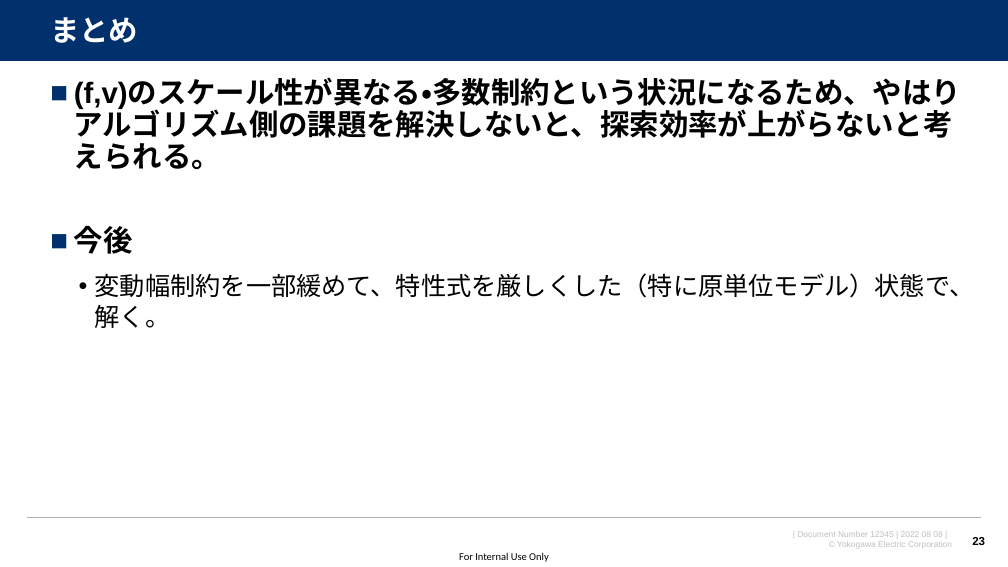
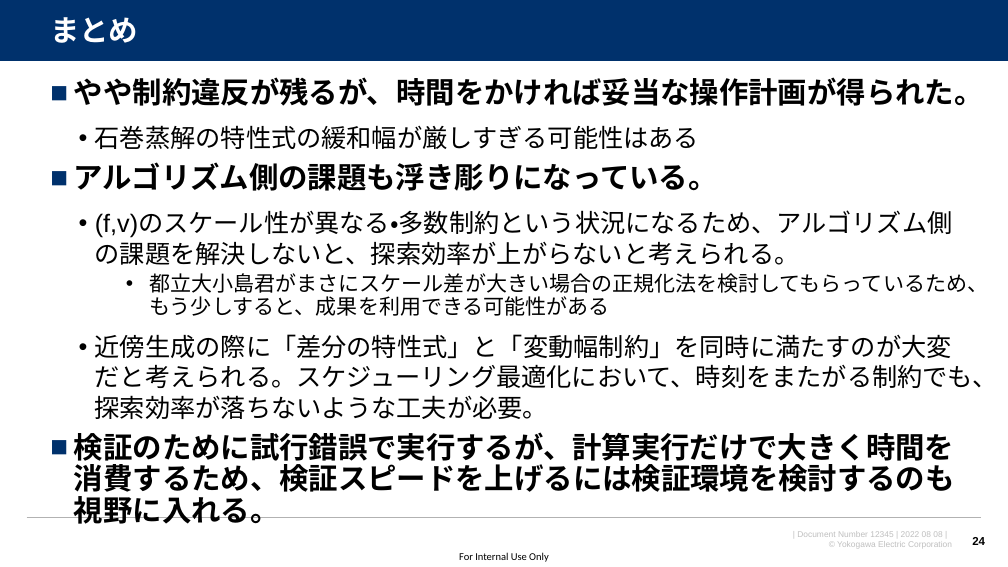
Before and after one commit to watarukumagai-git/opt, a slide deck: slide 24 of joint_res/220808_スケジューリング問題の検証_rev.0.pptx (slide 23 before the commit). Drawn at 1008x567 pixels with LibreOffice and Linux fonts; fonts in the diff are those of the drawing; background and template pictures are left out. Boxes give left, top, right and bottom in pixels: in the first picture for what was removed or moved away, otherwise in the second. Text is boxed around its words. In the diff, an @@ line names an element or a change of style, - is before the commit and + after.

```diff
--- a/joint_res/220808_スケジューリング問題の検証_rev.0.pptx
+++ b/joint_res/220808_スケジューリング問題の検証_rev.0.pptx
@@ text at bbox=[74, 77, 998, 524]: text changed; size 28 to 24 pt; bold off @@
-■ (f,v)のスケール性が異なる・多数制約という状況になるため、やはりアルゴリズム側の課題を解決しないと、探索効率が上がらないと考えられる。
-■ 今後
-  • 変動幅制約を一部緩めて、特性式を厳しくした（特に原単位モデル）状態で、解く。
+■ やや制約違反が残るが、時間をかければ妥当な操作計画が得られた。
+  • 石巻蒸解の特性式の緩和幅が厳しすぎる可能性はある
+■ アルゴリズム側の課題も浮き彫りになっている。
+  • (f,v)のスケール性が異なる・多数制約という状況になるため、アルゴリズム側の課題を解決しないと、探索効率が上がらないと考えられる。
+    • 都立大小島君がまさにスケール差が大きい場合の正規化法を検討してもらっているため、もう少しすると、成果を利用できる可能性がある
+  • 近傍生成の際に「差分の特性式」と「変動幅制約」を同時に満たすのが大変だと考えられる。スケジューリング最適化において、時刻をまたがる制約でも、探索効率が落ちないような工夫が必要。
+■ 検証のために試行錯誤で実行するが、計算実行だけで大きく時間を消費するため、検証スピードを上げるには検証環境を検討するのも視野に入れる。
@@ page number at bbox=[972, 537, 985, 545]: text changed @@
-23
+24
```
Also in this commit, not shown: 4 other slides changed, 2 slides added.
